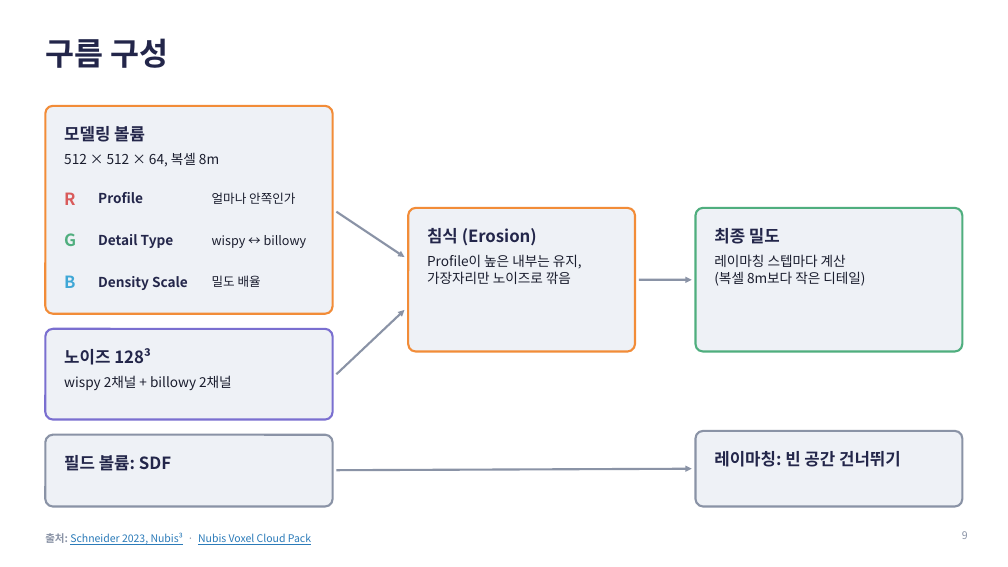
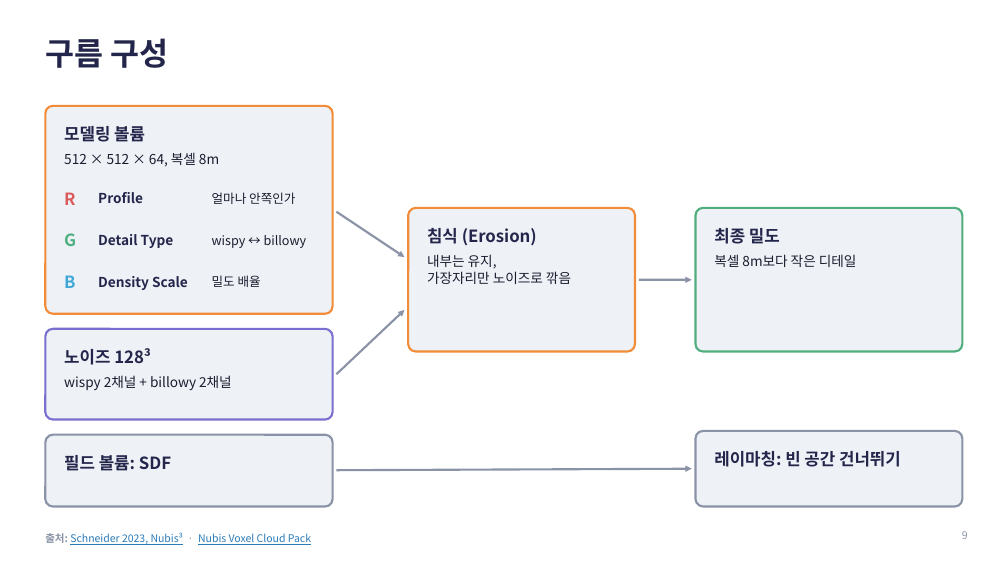
Before and after one commit to jcmeve/DirectX-Graphics-Samples, a slide deck: slide 9 of Interactive Raymarching Cloud_3.pptx. Drawn at 1008x567 pixels with LibreOffice and Linux fonts; fonts in the diff are those of the drawing. Boxes give left, top, right and bottom in pixels: in the first picture for what was removed or moved away, otherwise in the second. Text is boxed around its words. In the diff, an @@ line names an element or a change of style, - is before the commit and + after.

```diff
--- a/Interactive Raymarching Cloud_3.pptx
+++ b/Interactive Raymarching Cloud_3.pptx
@@ text at [427,254,497,268]: text changed @@
-Profile이 높은 내부는 유지,
+내부는 유지,
@@ text at [714,254,857,267]: text changed @@
-레이마칭 스텝마다 계산
-(복셀 8m보다 작은 디테일)
+복셀 8m보다 작은 디테일
```
Also in this commit, not shown: 21 other slides changed, 1 slide added, 5 slides removed.
